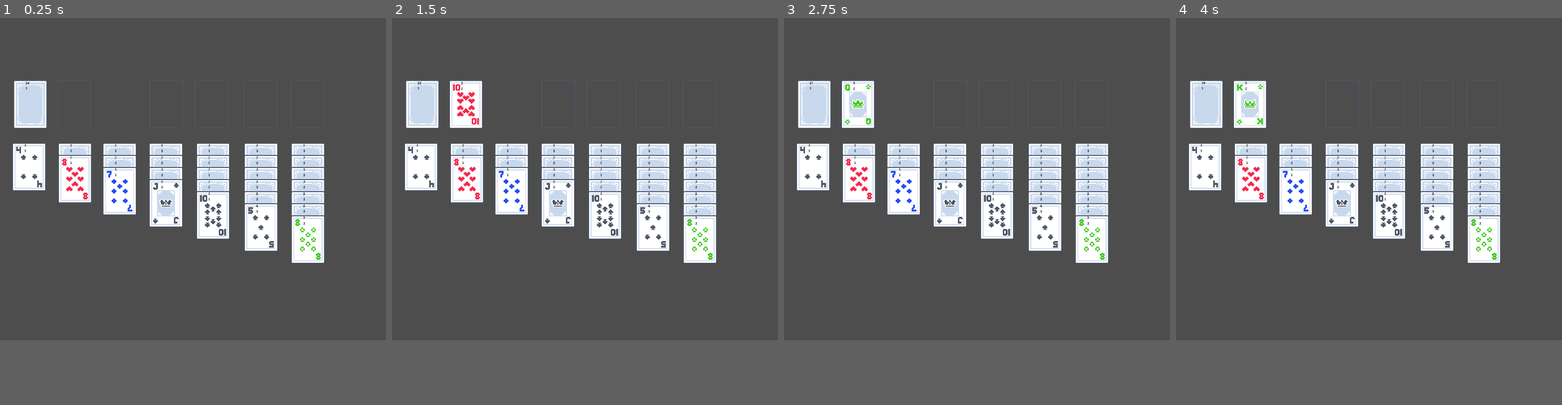
Above: before the commit, frames 1-4 (left to right).
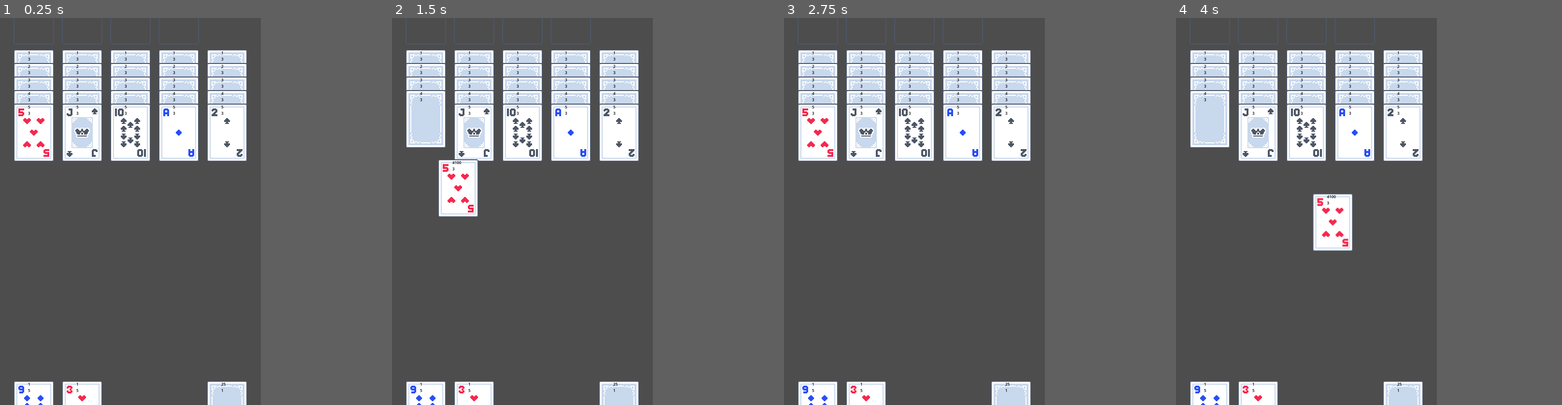
Above: after the commit, the same moments.

Repository: pekuja/plim-plom-solitaire
Game: Godot game, scene res://scenes/main.tscn
Same seed, same stepped clock (60 frames per second), same inputs: the game is played once before the commit and once after it.
Inputs (mouse positions are in pixels of both pictures, inside the frame that each line leads up to):
- Up to frame 1 (0.25 s): no input
- Up to frame 2 (1.5 s): tap Enter at 0.5 s; drag from (422, 103) to (623, 107) at 0.52 s; drag from (422, 103) to (565, 242) at 1.27 s
- Up to frame 3 (2.75 s): move the mouse to (814, 103) at 2.02 s; click (814, 103) at 2.17 s
- Up to frame 4 (4 s): tap Space at 2.75 s; drag from (1206, 103) to (1253, 130) at 2.77 s; drag from (1206, 103) to (1388, 180) at 3.52 s
In our replay, the window is 799x666 before the commit and 540x800 after it. These sizes can differ from the game's own. Grey fills any space a smaller window leaves; there, only what the larger window draws over its background counts as a difference.

The runs differ from the first frame. In frame 1, 28% of the frame differs, in the area x 3-85%, y 0-100%; in frame 2, 28%; in frame 3, 28%; in frame 4, 28%.

Commit message:
Transformed the game the rest of the way to Flip Flop Solitaire
Reduced the number of tableaus to five with five cards each, added the two extra cards that are available face up at all times, limited the number of cards per pile to 20, and made the deck draw cards onto each of the five tableaus.

Rule-wise, I think I'm now pretty much at parity with four-suit Flip Flop Solitaire. To make it more playable I may want to add the quick moving of cards by clicking/tapping on a card to automatically move it to another valid pile. Also I haven't implemented touch controls yet, and that's fairly crucial. I expect I should be able to mostly use the same code and just handle touch events the same way I handle mouse events.

Diff:
--- a/project.godot
+++ b/project.godot
@@ -17,7 +17,7 @@
 
 [display]
 
-window/size/viewport_width=1920
+window/size/viewport_width=1080
 window/size/viewport_height=1920
 
 [rendering]
--- a/scenes/card_pile.gd
+++ b/scenes/card_pile.gd
@@ -9,7 +9,8 @@
 	return child_card == null
 
 func is_legal_drop(card : Card):
-	if location == Card.Location.None or location == Card.Location.Deck or location == Card.Location.Draw:
+	if location == Card.Location.None or location == Card.Location.Deck or \
+		location == Card.Location.Cell or location == Card.Location.Draw:
 		return false
 	if not is_top_card():
 		return false
--- a/scenes/main.tscn
+++ b/scenes/main.tscn
@@ -12,53 +12,49 @@
 [node name="Camera2D" type="Camera2D" parent="."]
 
 [node name="Deck" parent="." instance=ExtResource("3_sugp2")]
-position = Vector2(-809, -371)
+position = Vector2(400, 820)
 location = 1
 
-[node name="Draw Pile" parent="." instance=ExtResource("3_sugp2")]
-position = Vector2(-592, -371)
-location = 2
+[node name="Cell 1" parent="." instance=ExtResource("3_sugp2")]
+position = Vector2(-400, 820)
+location = 1
+
+[node name="Cell 2" parent="." instance=ExtResource("3_sugp2")]
+position = Vector2(-200, 820)
+location = 1
 
 [node name="Foundation 1" parent="." instance=ExtResource("3_sugp2")]
-position = Vector2(-133, -372)
+position = Vector2(-400, -810)
 location = 4
 
 [node name="Foundation 2" parent="." instance=ExtResource("3_sugp2")]
-position = Vector2(90, -372)
+position = Vector2(-200, -810)
 location = 4
 
 [node name="Foundation 3" parent="." instance=ExtResource("3_sugp2")]
-position = Vector2(335, -372)
+position = Vector2(0, -810)
 location = 4
 
 [node name="Foundation 4" parent="." instance=ExtResource("3_sugp2")]
-position = Vector2(568, -372)
+position = Vector2(200, -810)
 location = 4
 
 [node name="Tableau 1" parent="." instance=ExtResource("3_sugp2")]
-position = Vector2(-815, -60)
+position = Vector2(-400, -550)
 location = 3
 
 [node name="Tableau 2" parent="." instance=ExtResource("3_sugp2")]
-position = Vector2(-587, -60)
+position = Vector2(-200, -550)
 location = 3
 
 [node name="Tableau 3" parent="." instance=ExtResource("3_sugp2")]
-position = Vector2(-365, -60)
+position = Vector2(0, -550)
 location = 3
 
 [node name="Tableau 4" parent="." instance=ExtResource("3_sugp2")]
-position = Vector2(-135, -60)
+position = Vector2(200, -550)
 location = 3
 
 [node name="Tableau 5" parent="." instance=ExtResource("3_sugp2")]
-position = Vector2(100, -60)
+position = Vector2(400, -550)
 location = 3
-
-[node name="Tableau 6" parent="." instance=ExtResource("3_sugp2")]
-position = Vector2(338, -60)
-location = 3
-
-[node name="Tableau 7" parent="." instance=ExtResource("3_sugp2")]
-position = Vector2(572, -60)
-location = 3
--- a/scripts/card.gd
+++ b/scripts/card.gd
@@ -36,7 +36,7 @@
 const CARD_OFFSET_Y = 2
 const SUIT_INCREMENT_Y = 64
 const VALUE_INCREMENT_X = 64
-const PILE_OFFSET = 60
+const PILE_OFFSET = 56
 
 var _is_dragging : bool = false
 var dragging_offset : Vector2 = Vector2(0,0)
@@ -50,11 +50,14 @@
 	return suit == Suit.Club or suit == Suit.Spade
 
 func is_legal_drop(other_card : Card):
-	if location == Location.None or location == Location.Deck or location == Location.Draw:
+	if location == Location.None or location == Location.Deck or \
+		location == Location.Cell or location == Location.Draw:
 		return false
 	if is_dragging():
 		return false
 	if not is_top_card():
+		return false
+	if location == Location.Tableau and get_pile_size() >= 20:
 		return false
 	return is_sequential(other_card)
 
@@ -71,6 +74,15 @@
 			return false
 
 	return true
+
+func get_pile_size():
+	var parent = get_parent()
+	var pile_size = 1
+	while parent is Card:
+		pile_size += 1
+		parent = parent.get_parent()
+
+	return pile_size
 
 func _ready():
 	var atlasTexture : AtlasTexture = AtlasTexture.new()
@@ -137,7 +149,7 @@
 						var distance = other_card_or_pile.global_position.distance_squared_to(global_position)
 						if card_to_drop_on == null or distance < closest_distance:
 							card_to_drop_on = other_card_or_pile
-							closest_distance = closest_distance
+							closest_distance = distance
 
 
 			var parent = get_parent()
--- a/scripts/main.gd
+++ b/scripts/main.gd
@@ -3,33 +3,35 @@
 @export var _card_scene : PackedScene
 
 @onready var _deck_locator : CardPile = $Deck
-@onready var _draw_pile_locator : CardPile = $"Draw Pile"
 @onready var _tableaus = [
 	$"Tableau 1",
 	$"Tableau 2",
 	$"Tableau 3",
 	$"Tableau 4",
 	$"Tableau 5",
-	$"Tableau 6",
-	$"Tableau 7"
+	]
+
+@onready var _cells = [
+	$"Cell 1",
+	$"Cell 2",
 	]
 
 var _card_deck : Array[Card] = []
 var _deck_top_card : Card = null
 
-func get_draw_pile_top_card() -> Card:
-	var card : Card = _draw_pile_locator.get_node("Card")
-	if card == null:
-		return card
+const CARDS_PER_TABLEAU = 5
 
-	while true:
-		var child = card.get_node_or_null("Card")
-		if child:
-			card = child
-		else:
-			return card
+func get_tableau_or_top_card(tableau : Node2D) -> Node2D:
+	var card : Card = tableau.get_node_or_null("Card")
+	if card:
+		while true:
+			var child = card.get_node_or_null("Card")
+			if child:
+				card = child
+			else:
+				return card
 
-	return null
+	return tableau
 
 func _ready():
 	generate_card_deck()
@@ -40,7 +42,7 @@
 	var tableau_index = 0
 	_deck_top_card = null
 	for card in _card_deck:
-		if tableau_index < 7:
+		if tableau_index < _tableaus.size():
 			card.location = Card.Location.Tableau
 			var tableau = _tableaus[tableau_index]
 			if _deck_top_card:
@@ -52,13 +54,18 @@
 
 			index += 1
 
-			if index > tableau_index:
+			if index >= CARDS_PER_TABLEAU:
 				card.is_face_up = true
 				card.update_texture()
 				_deck_top_card = null
 				index = 0
 				tableau_index += 1
-
+		elif index < _cells.size():
+			card.location = Card.Location.Cell
+			_cells[index].add_child(card)
+			card.is_face_up = true
+			card.update_texture()
+			index += 1
 		else:
 			card.location = Card.Location.Deck
 			if _deck_top_card:
@@ -71,48 +78,27 @@
 	_deck_locator.pile_clicked.connect(deck_clicked)
 
 func deck_clicked():
-	if _deck_top_card == null:
-		var draw_pile_top_card : Card = null
-		var next_card : Card = _draw_pile_locator.get_node_or_null("Card")
+	if _deck_top_card:
+		for tableau in _tableaus:
+			var parent = _deck_top_card.get_parent()
+			parent.remove_child(_deck_top_card)
 
-		while next_card != null:
-			draw_pile_top_card = next_card
-			next_card = next_card.get_node_or_null("Card")
+			var tableau_or_top_card = get_tableau_or_top_card(tableau)
 
-		next_card = draw_pile_top_card
-		while next_card != null:
-			next_card.is_face_up = false
-			next_card.update_texture()
+			tableau_or_top_card.add_child(_deck_top_card)
 
-			var parent = next_card.get_parent()
-			parent.remove_child(next_card)
-			if _deck_top_card:
-				_deck_top_card.add_child(next_card)
+			_deck_top_card.is_face_up = true
+			_deck_top_card.update_texture()
+			_deck_top_card.location = Card.Location.Tableau
+
+			if tableau_or_top_card is Card:
+				_deck_top_card.position.y = Card.PILE_OFFSET
+
+			if parent is Card:
+				_deck_top_card = parent
 			else:
-				_deck_locator.add_child(next_card)
-			_deck_top_card = next_card
-			if parent is Card:
-				next_card = parent
-			else:
-				next_card = null
-	else:
-		var parent = _deck_top_card.get_parent()
-		parent.remove_child(_deck_top_card)
-
-		var draw_pile_top_card = get_draw_pile_top_card()
-
-		if draw_pile_top_card:
-			draw_pile_top_card.add_child(_deck_top_card)
-		else:
-			_draw_pile_locator.add_child(_deck_top_card)
-		_deck_top_card.is_face_up = true
-		_deck_top_card.update_texture()
-		_deck_top_card.location = Card.Location.Draw
-
-		if parent is Card:
-			_deck_top_card = parent
-		else:
-			_deck_top_card = null
+				_deck_top_card = null
+				break
 
 func generate_card_deck():
 	generate_card_suit(Card.Suit.Heart)
